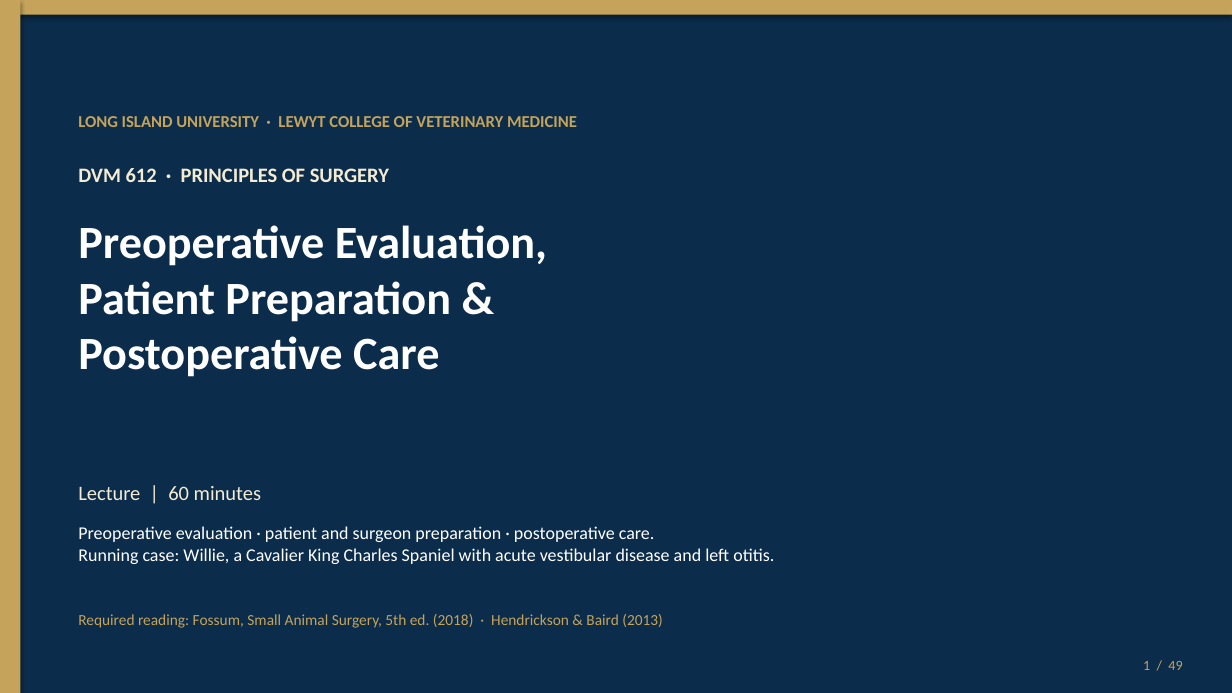
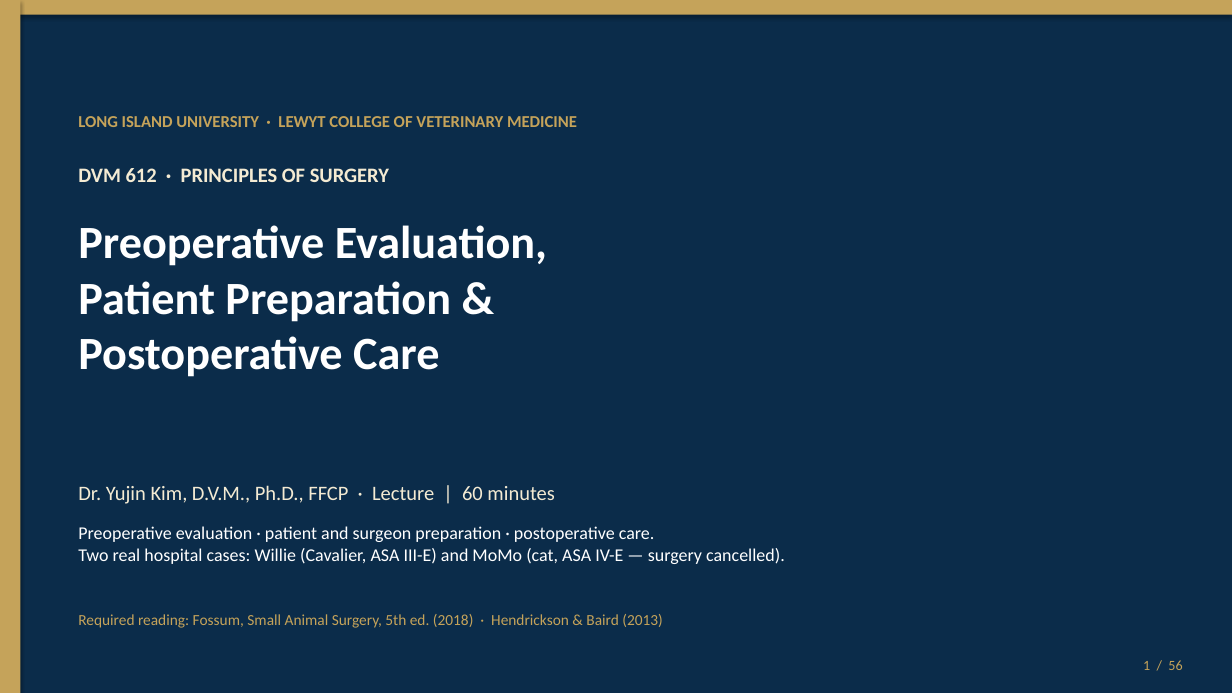
Before and after one commit to drkimvet/happycare, a slide deck: slide 1 of lectures/DVM-612_Week4_Preop_PatientPrep_Postop.pptx. Drawn at 1232x693 pixels with LibreOffice and Linux fonts; fonts in the diff are those of the drawing. Boxes give left, top, right and bottom in pixels: in the first picture for what was removed or moved away, otherwise in the second. Text is boxed around its words. In the diff, an @@ line names an element or a change of style, - is before the commit and + after.

```diff
--- a/lectures/DVM-612_Week4_Preop_PatientPrep_Postop.pptx
+++ b/lectures/DVM-612_Week4_Preop_PatientPrep_Postop.pptx
@@ text at <box>78,485,554,504</box>: text changed @@
-Lecture | 60 minutes
+Dr. Yujin Kim, D.V.M., Ph.D., FFCP · Lecture | 60 minutes
@@ text at <box>78,526,785,564</box>: text changed @@
-Preoperative evaluation · patient and surgeon preparation · postoperative care.
-Running case: Willie, a Cavalier King Charles Spaniel with acute vestibular disease and left otitis.
+Preoperative evaluation · patient and surgeon preparation · postoperative care.
+Two real hospital cases: Willie (Cavalier, ASA III-E) and MoMo (cat, ASA IV-E — surgery cancelled).
@@ text at <box>1143,660,1182,670</box>: text changed @@
-1 / 49
+1 / 56
```
Also in this commit, not shown: 47 other slides changed, 8 slides added, 1 slide removed, 16 other files.
